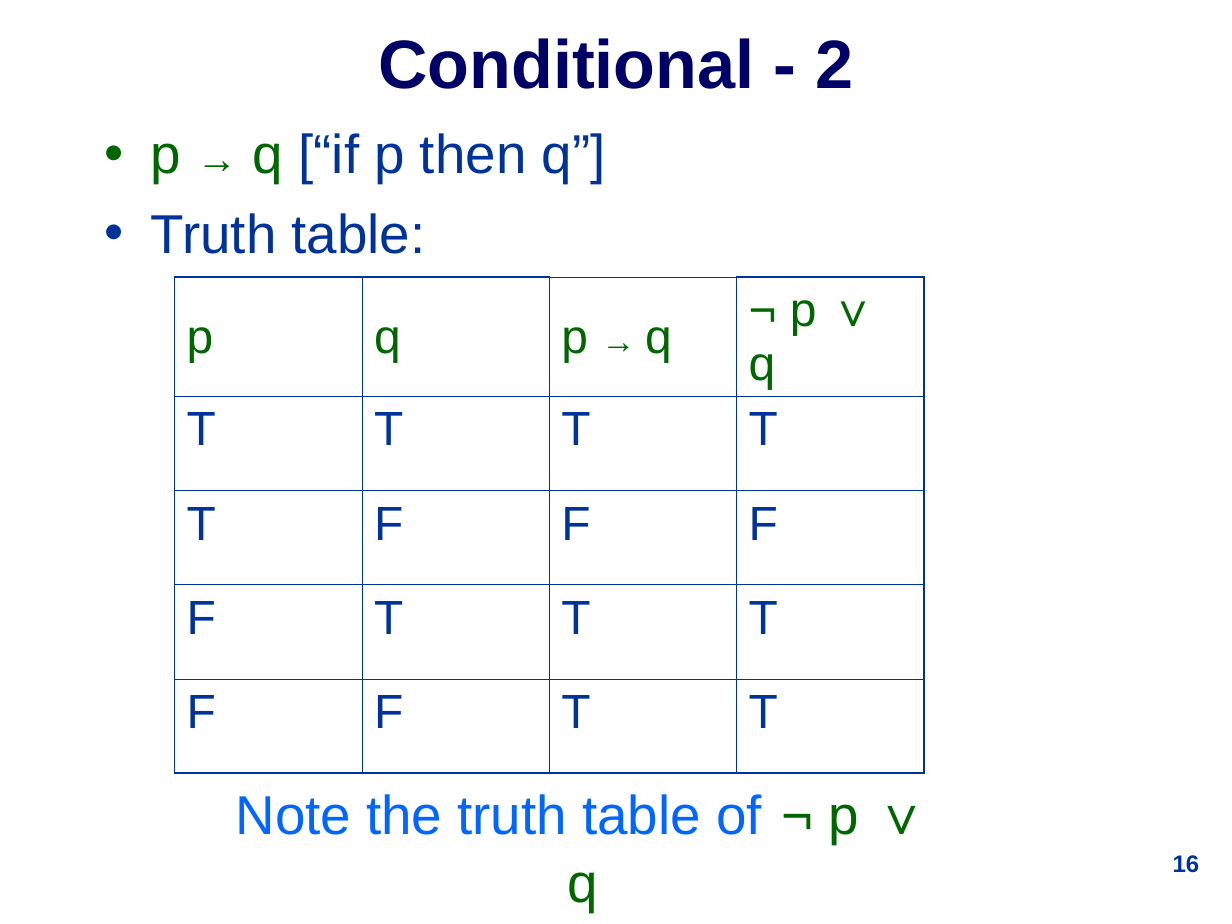
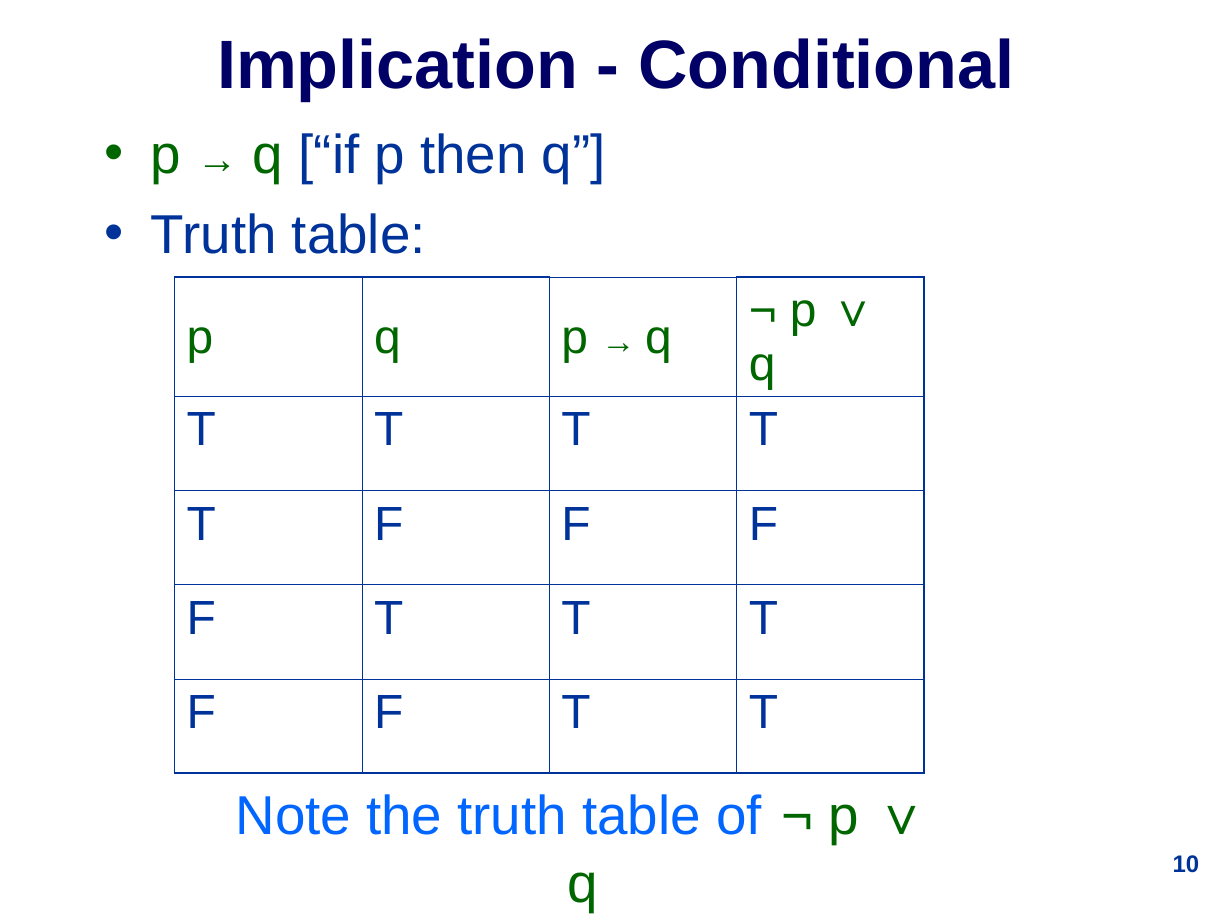
Before and after one commit to udohsolomon/lecture_slide_programming, a slide deck: slide 10 of week_1/1019Lec1.ppt (slide 16 before the commit). Drawn at 1232x924 pixels with LibreOffice and Linux fonts; fonts in the diff are those of the drawing. Boxes give left, top, right and bottom in pixels: in the first picture for what was removed or moved away, otherwise in the second. Text is boxed around its words. In the diff, an @@ line names an element or a change of style, - is before the commit and + after.

```diff
--- a/week_1/1019Lec1.ppt
+++ b/week_1/1019Lec1.ppt
@@ title at [217,38,1015,101]: text changed @@
-Conditional - 2
+Implication - Conditional
@@ page number at [1173,855,1200,873]: text changed @@
-16
+10
```
Also in this commit, not shown: 8 other slides changed, 10 slides added, 12 slides removed.
